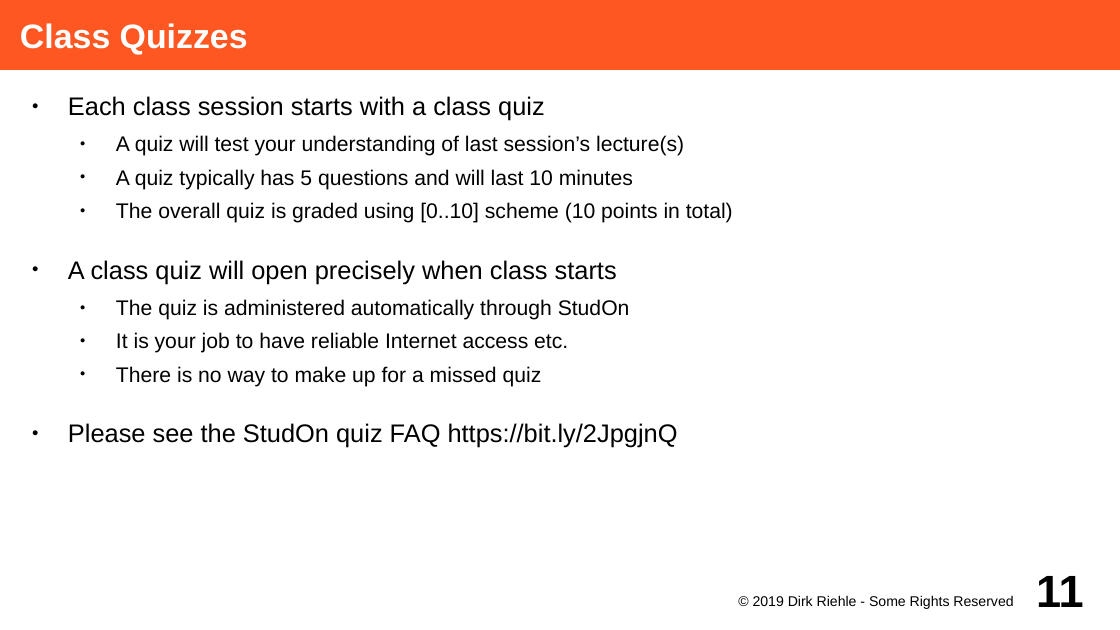
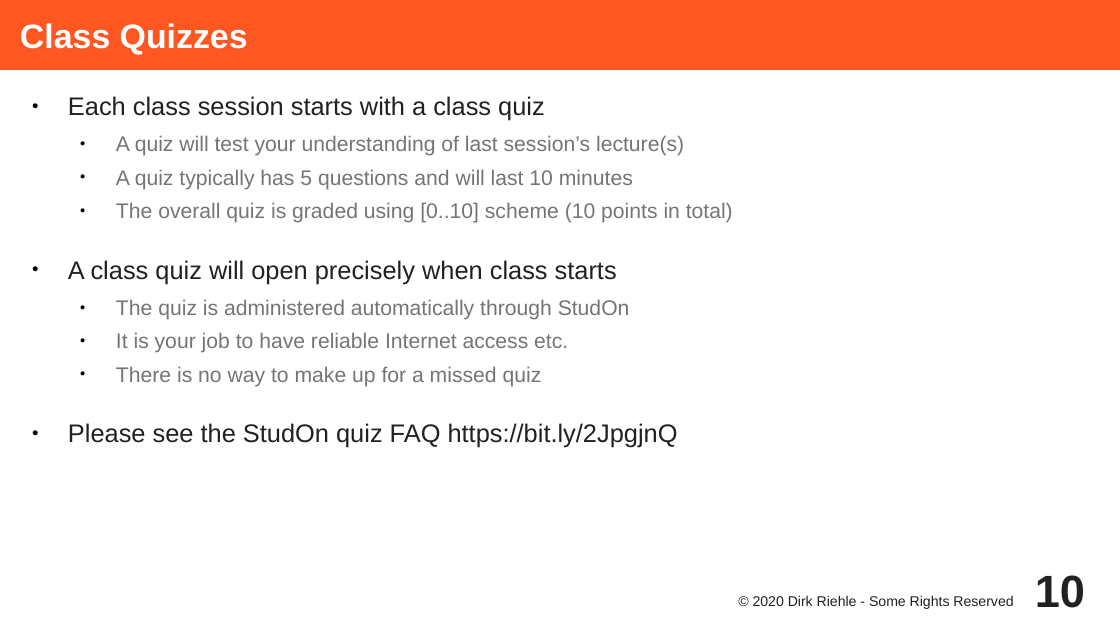
Before and after one commit to dirkriehle/adap-course, a slide deck: slide 10 of Lecture Slides/ADAP A01 - Course Introduction.odp (slide 11 before the commit). Drawn at 1120x630 pixels with LibreOffice and Linux fonts; fonts in the diff are those of the drawing. Boxes give left, top, right and bottom in pixels: in the first picture for what was removed or moved away, otherwise in the second. Text is boxed around its words. In the diff, an @@ line names an element or a change of style, - is before the commit and + after.

```diff
--- a/Lecture Slides/ADAP A01 - Course Introduction.odp
+++ b/Lecture Slides/ADAP A01 - Course Introduction.odp
@@ text "Each class session starts with ..." at [68, 96, 733, 448]: text colour #000000 to #212121 in "Each class session starts with a class ...", "A class quiz will open precisely when ...", "Please see the StudOn quiz FAQ https://bit.ly/2JpgjnQ"; text colour #000000 to #757575 in "A quiz will test your understanding of ...", "A quiz typically has 5 questions and ...", "The overall quiz is graded using [0..10] ...", "The quiz is administered automatically through StudOn" and 2 more places @@
@@ text at [753, 595, 1013, 609]: text changed; text colour #000000 to #212121 @@
-© 2019 Dirk Riehle - Some Rights Reserved
+© 2020 Dirk Riehle - Some Rights Reserved
@@ page number at [1035, 575, 1085, 608]: text changed; text colour #000000 to #212121 @@
-11
+10
```
Also in this commit, not shown: 18 other slides changed, 2 slides added, 1 slide removed, 24 other files.
